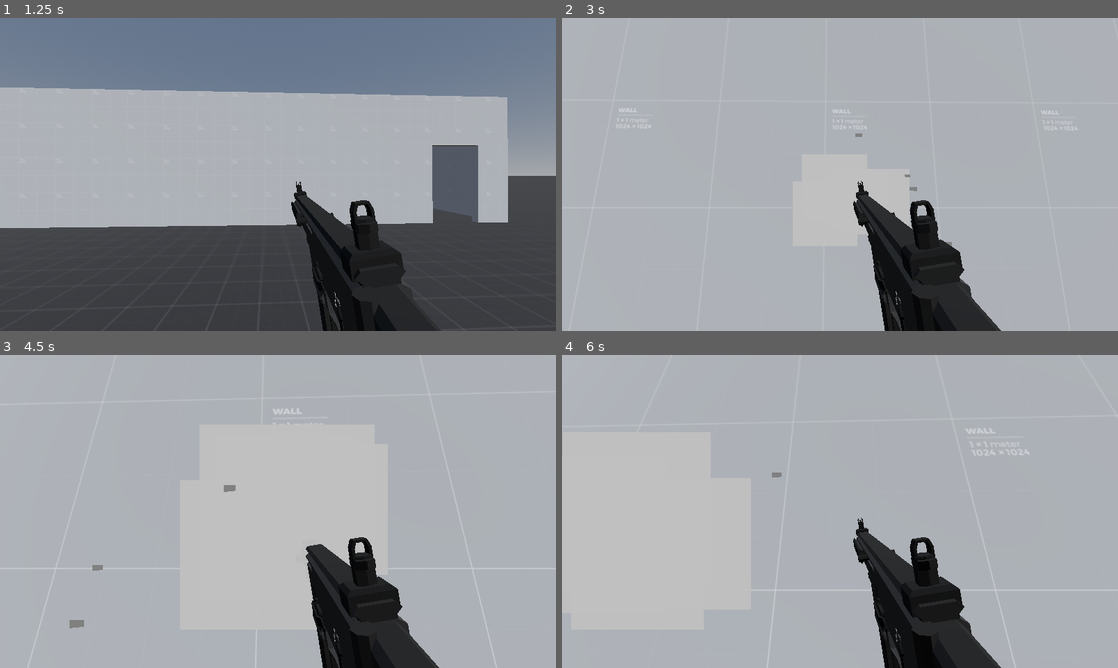
Above: before the commit, frames 1-4 (two rows, left to right).
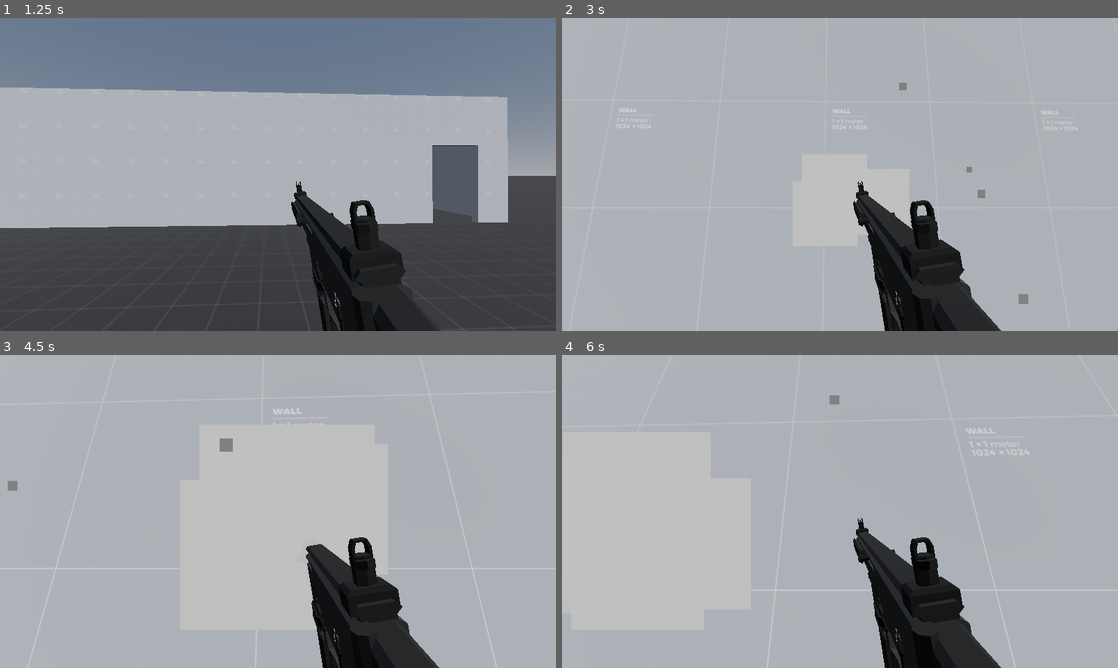
Above: after the commit, the same moments.

Repository: Ieida/Tactical-FPS-Godot
Game: Godot game, scene res://level_0/level_0.tscn
The game is run twice, just before and just after one commit, with the same random seed, the same clock (stepped at 60 frames per second) and the same inputs.
Inputs (mouse positions are in pixels of both pictures, inside the frame that each line leads up to):
- Up to frame 1 (1.25 s): tap Enter at 0.5 s; move the mouse to (305, 174) at 0.52 s; hold W (move_forward) from 0.53 s (still down); tap T (rack_slide) at 0.6 s
- Up to frame 2 (3 s): keep holding W (move_forward); move the mouse to (812, 174) at 1.27 s; click (812, 174) at 1.35 s; move the mouse to (851, 168) at 2.02 s; tap T (rack_slide) at 2.1 s; move the mouse to (834, 180) at 2.77 s; click (834, 180) at 2.85 s
- Up to frame 3 (4.5 s): keep holding W (move_forward); move the mouse to (316, 514) at 3.52 s; tap T (rack_slide) at 3.6 s; tap Space at 4.25 s; move the mouse to (233, 508) at 4.27 s; click (233, 508) at 4.35 s
- Up to frame 4 (6 s): move the mouse to (845, 511) at 5.02 s; tap T (rack_slide) at 5.1 s; tap Enter at 5.75 s; move the mouse to (817, 505) at 5.77 s; release W (move_forward) at 5.78 s; hold D (move_right) from 5.78 s (still down); click (817, 505) at 5.85 s

Frame 1 is identical in both runs. In frame 2, 0.2% of the frame differs, in the area x 52-84%, y 20-92%; in frame 3, 0.3%, in the area x 1-43%, y 26-88%; in frame 4, less than 0.1%.

Commit message:
particle fixes

Diff:
--- a/hit_particle_effects/shrapnel/bullet_shrapnel.tscn
+++ b/hit_particle_effects/shrapnel/bullet_shrapnel.tscn
@@ -14,11 +14,12 @@
 emission_ring_radius = 0.1
 emission_ring_inner_radius = 0.1
 inherit_velocity_ratio = 1.0
+direction = Vector3(0, 0, -1)
 spread = 90.0
-radial_velocity_min = 2.0
-radial_velocity_max = 4.0
-radial_accel_min = 2.0
-radial_accel_max = 4.0
+initial_velocity_min = 1.0
+initial_velocity_max = 1.0
+radial_velocity_min = 4.0
+radial_velocity_max = 8.0
 scale_min = 0.1
 scale_max = 0.2
 scale_over_velocity_max = 1.0
--- a/hit_particle_effects/steel/steel_spark.tscn
+++ b/hit_particle_effects/steel/steel_spark.tscn
@@ -1,31 +1,23 @@
-[gd_scene load_steps=9 format=3 uid="uid://ccl7o1ye124a4"]
+[gd_scene load_steps=7 format=3 uid="uid://ccl7o1ye124a4"]
 
-[sub_resource type="Curve" id="Curve_t7bdl"]
-_data = [Vector2(0, 1), 0.0, 0.0, 0, 0, Vector2(1, 0), 0.0, 0.0, 0, 0]
-point_count = 2
-
-[sub_resource type="CurveTexture" id="CurveTexture_uoho7"]
-curve = SubResource("Curve_t7bdl")
-
-[sub_resource type="Gradient" id="Gradient_d21o2"]
+[sub_resource type="Gradient" id="Gradient_42vv3"]
 colors = PackedColorArray(1, 1, 0, 1, 1, 0, 0, 1)
 
-[sub_resource type="GradientTexture1D" id="GradientTexture1D_a8ieb"]
-gradient = SubResource("Gradient_d21o2")
+[sub_resource type="GradientTexture1D" id="GradientTexture1D_e8hht"]
+gradient = SubResource("Gradient_42vv3")
 
-[sub_resource type="ParticleProcessMaterial" id="ParticleProcessMaterial_wq0y3"]
+[sub_resource type="ParticleProcessMaterial" id="ParticleProcessMaterial_vugrx"]
+inherit_velocity_ratio = 1.0
 direction = Vector3(0, 0, -1)
 spread = 90.0
 initial_velocity_min = 2.0
 initial_velocity_max = 4.0
-scale_min = 0.3
-scale_max = 0.3
+scale_min = 0.1
+scale_max = 0.2
 scale_over_velocity_max = 1.0
-color_ramp = SubResource("GradientTexture1D_a8ieb")
-alpha_curve = SubResource("CurveTexture_uoho7")
+color_ramp = SubResource("GradientTexture1D_e8hht")
 
-[sub_resource type="StandardMaterial3D" id="StandardMaterial3D_wr3tm"]
-transparency = 1
+[sub_resource type="StandardMaterial3D" id="StandardMaterial3D_7grg1"]
 shading_mode = 0
 vertex_color_use_as_albedo = true
 billboard_mode = 3
@@ -34,9 +26,9 @@
 particles_anim_v_frames = 1
 particles_anim_loop = false
 
-[sub_resource type="QuadMesh" id="QuadMesh_bnxp2"]
-material = SubResource("StandardMaterial3D_wr3tm")
-size = Vector2(0.2, 0.2)
+[sub_resource type="QuadMesh" id="QuadMesh_uag4q"]
+material = SubResource("StandardMaterial3D_7grg1")
+size = Vector2(0.3, 0.3)
 
 [sub_resource type="GDScript" id="GDScript_oq8qu"]
 resource_name = "hpe"
@@ -48,9 +40,9 @@
 
 [node name="SteelSpark" type="GPUParticles3D"]
 emitting = false
-amount = 4
+amount = 3
 one_shot = true
 explosiveness = 1.0
-process_material = SubResource("ParticleProcessMaterial_wq0y3")
-draw_pass_1 = SubResource("QuadMesh_bnxp2")
+process_material = SubResource("ParticleProcessMaterial_vugrx")
+draw_pass_1 = SubResource("QuadMesh_uag4q")
 script = SubResource("GDScript_oq8qu")
